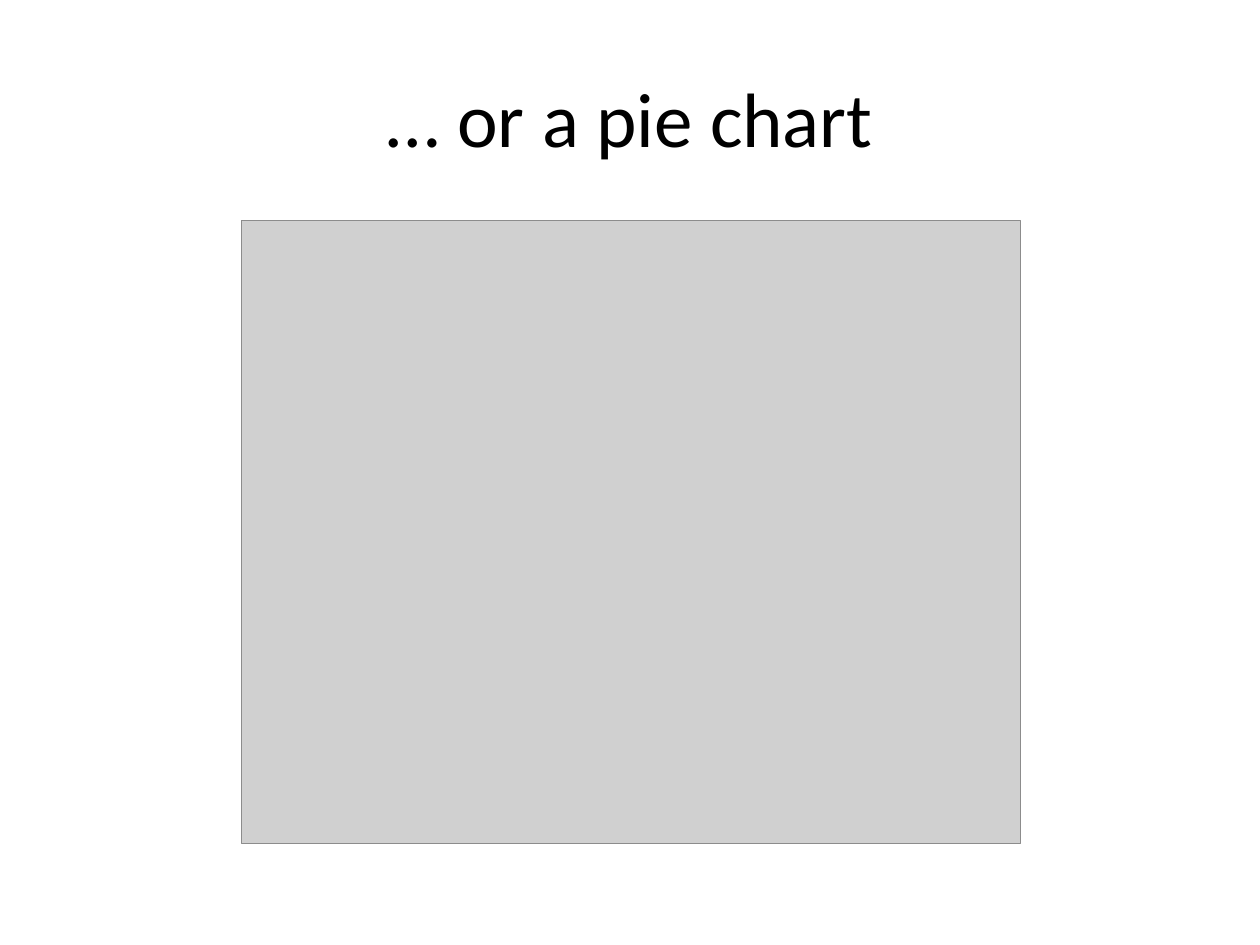
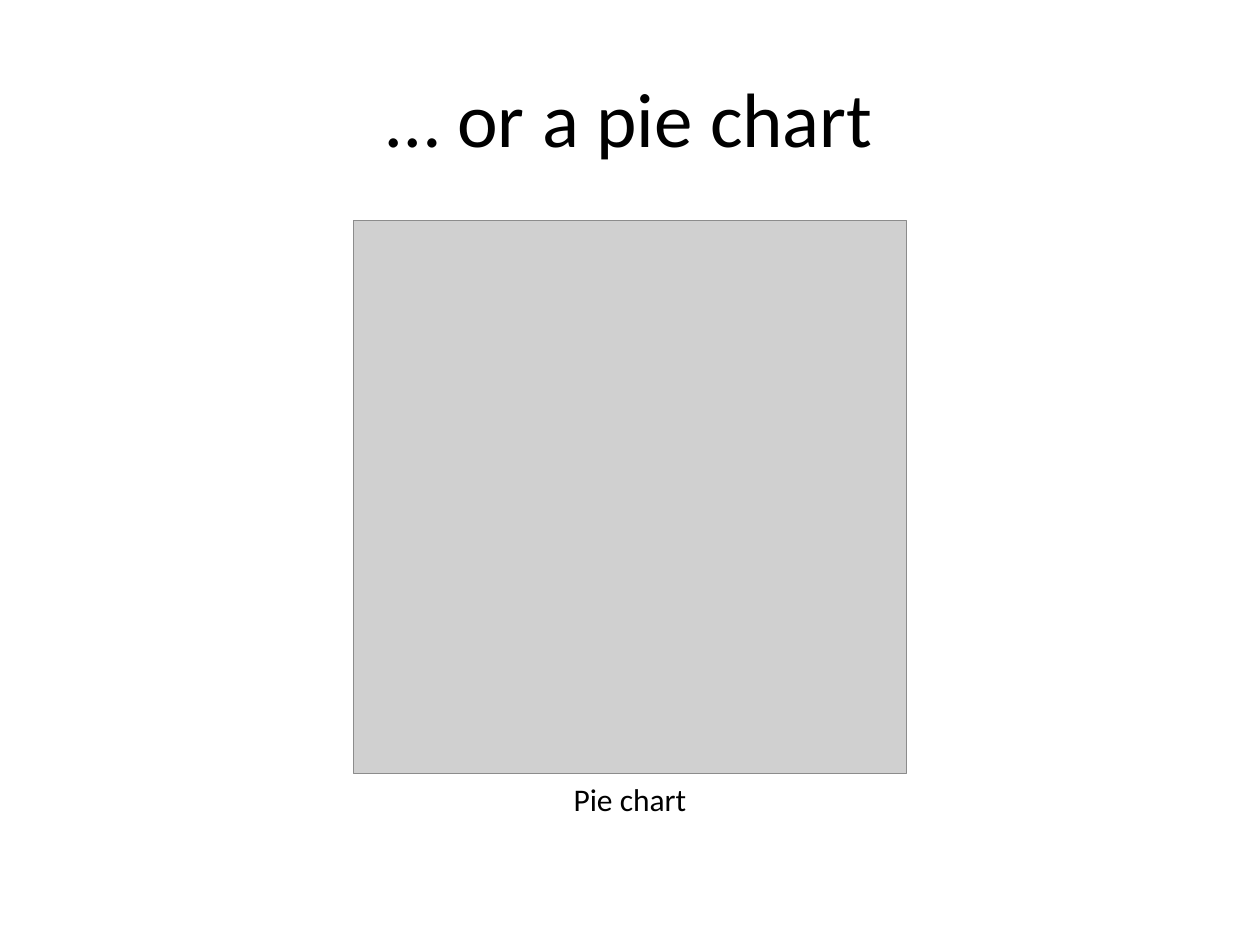
Before and after one commit to pmean/data-visualization, a slide deck: slide 7 of data-viz-01/src/v01-main-scatterplots.pptx. Drawn at 1260x945 pixels with LibreOffice and Linux fonts; fonts in the diff are those of the drawing; grey boxes stand for pictures. Boxes give left, top, right and bottom in pixels: in the first picture for what was removed or moved away, otherwise in the second. Text is boxed around its words. In the diff, an @@ line names an element or a change of style, - is before the commit and + after.

```diff
--- a/data-viz-01/src/v01-main-scatterplots.pptx
+++ b/data-viz-01/src/v01-main-scatterplots.pptx
@@ picture: place and size @@
-picture at [242,220,1021,843]
+picture at [354,220,907,774]
@@ text added at [574,789,686,812], 18 pt, text #000000 @@
+Pie chart
```
Also in this commit, not shown: 5 other slides changed, 4 slides added, 25 other files.
